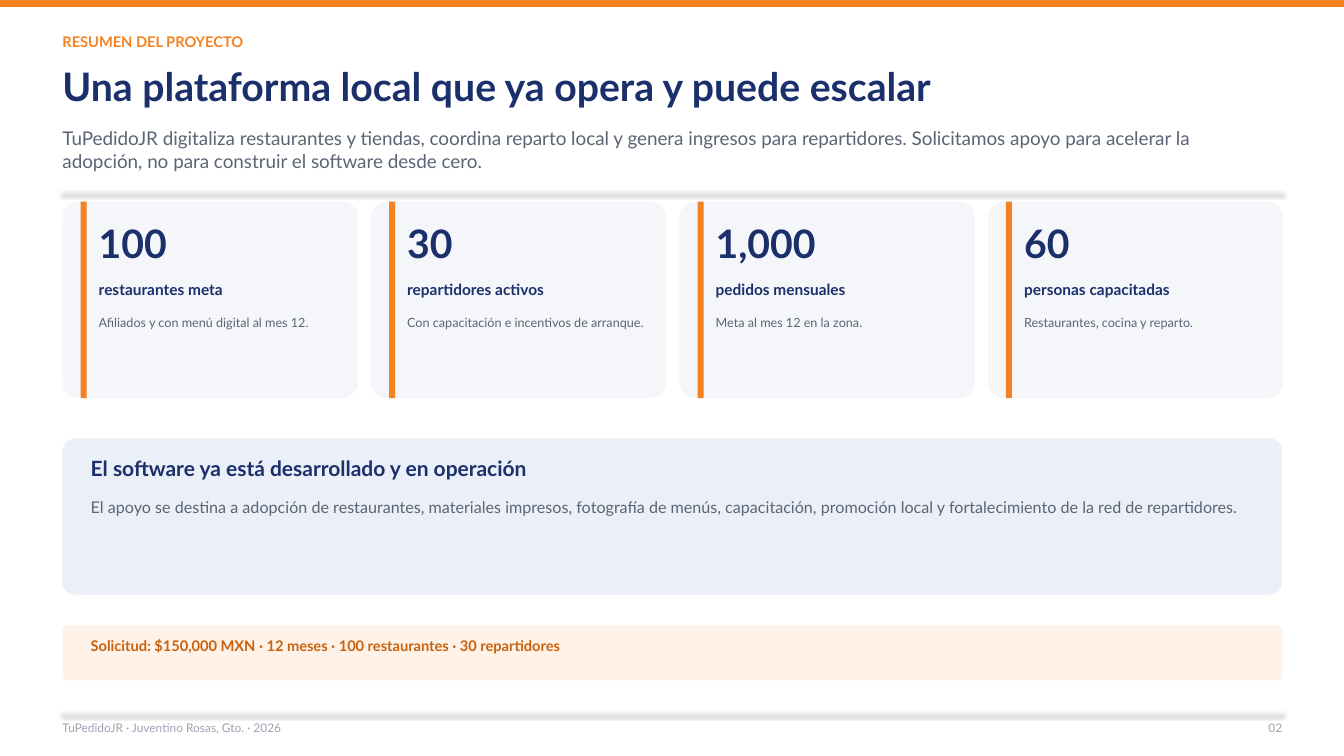
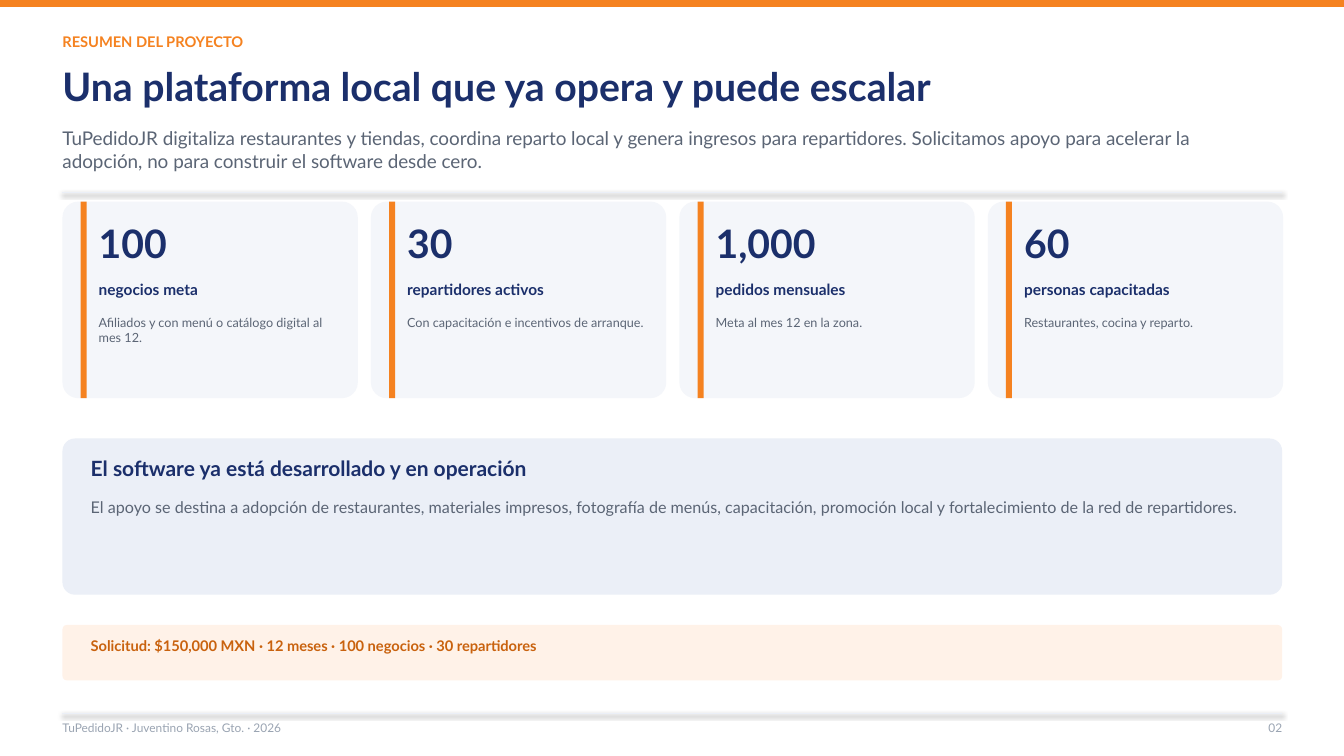
Before and after one commit to Lodoman-old/TuPedidoJR, a slide deck: slide 2 of docs/presentacion/TuPedidoJR_2026.pptx. Drawn at 1344x756 pixels with LibreOffice and Linux fonts; fonts in the diff are those of the drawing. Boxes give left, top, right and bottom in pixels: in the first picture for what was removed or moved away, otherwise in the second. Text is boxed around its words. In the diff, an @@ line names an element or a change of style, - is before the commit and + after.

```diff
--- a/docs/presentacion/TuPedidoJR_2026.pptx
+++ b/docs/presentacion/TuPedidoJR_2026.pptx
@@ text at (99, 283, 198, 298): text changed @@
-restaurantes meta
+negocios meta
@@ text at (99, 317, 322, 342): text changed @@
-Afiliados y con menú digital al mes 12.
+Afiliados y con menú o catálogo digital al mes 12.
@@ text at (91, 639, 537, 654): text changed @@
-Solicitud: $150,000 MXN · 12 meses · 100 restaurantes · 30 repartidores
+Solicitud: $150,000 MXN · 12 meses · 100 negocios · 30 repartidores
```
Also in this commit, not shown: 8 other slides changed, 10 other files.
